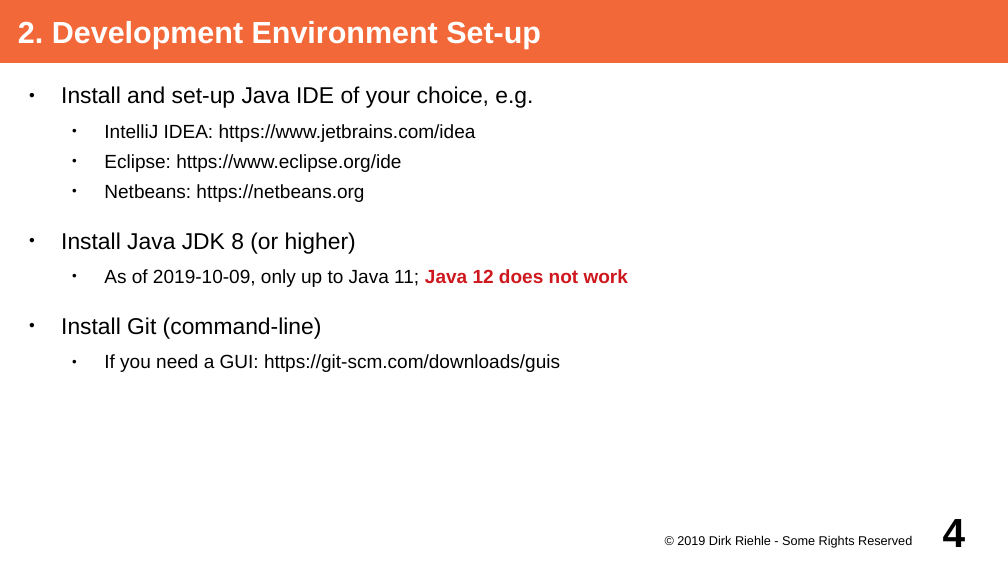
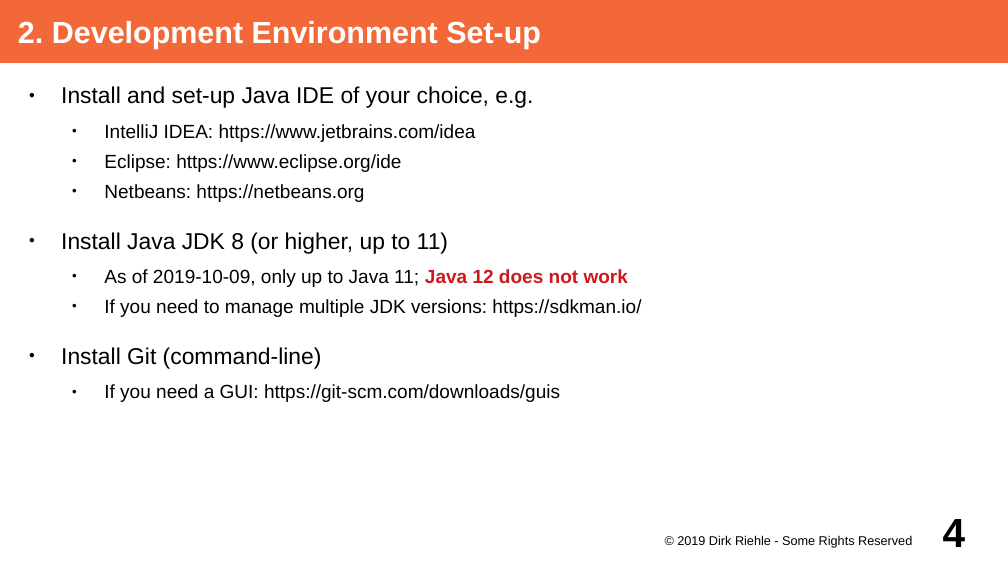
Before and after one commit to dirkriehle/adap-course, a slide deck: slide 4 of Lecture Slides/ADAP A03 - Project Set-up.odp. Drawn at 1008x567 pixels with LibreOffice and Linux fonts; fonts in the diff are those of the drawing. Boxes give left, top, right and bottom in pixels: in the first picture for what was removed or moved away, otherwise in the second. Text is boxed around its words. In the diff, an @@ line names an element or a change of style, - is before the commit and + after.

```diff
--- a/Lecture Slides/ADAP A03 - Project Set-up.odp
+++ b/Lecture Slides/ADAP A03 - Project Set-up.odp
@@ text at box(61, 232, 448, 254): text changed @@
-● Install Java JDK 8 (or higher)
+● Install Java JDK 8 (or higher, up to 11)
@@ text at box(104, 299, 641, 317): paragraph added @@
+  ● If you need to manage multiple JDK versions: https://sdkman.io/
```
Also in this commit, not shown: 3 other files.
